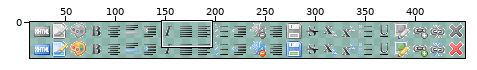
A sprite sheet gets an edit: imgs/JaSper_rtb.png. The picture above shows the old version from afar; the outline marks the close-up.
Close-up. The starting point:
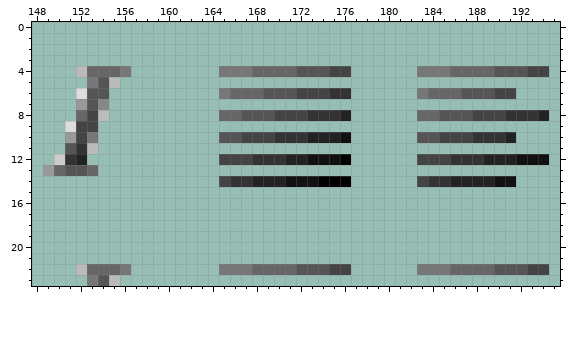
The file is 450x36 pixels. Shown: x 148..195, y 0..23. The wide view leaves out empty margins. The commit also changed other parts of the picture, which this record leaves out.
Once edited:
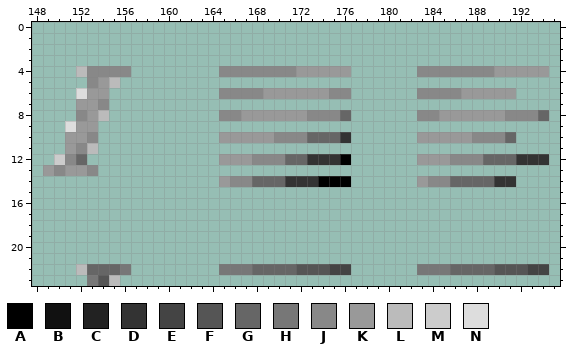
Palette (. is transparent): A #000000  B #111111  C #222222  D #333333  E #444444  F #555555  G #666666  H #777777  J #888888  K #999999  L #bbbbbb  M #cccccc  N #dddddd
From old to new:
y 4: x 153..156 GGGH -> JJJJ; x 165..176 HHHGGGGFFFEE -> JJJJJJJKKKKK; x 183..194 HHHGGGGFFFEE -> JJJJJJJKKKKK
y 5: x 153..154 HF -> JK
y 6: x 153..154 FF -> KK; x 165..176 HGGGFFFEEEDD -> JJJJKKKKKKJJ; x 183..191 HGGGFFFEE -> JJJJKKKKK
y 7: x 153 F -> K
y 8: x 152..153 GE -> JK; x 165..176 GGFFFEEEDDDC -> JJKKKKKKJJJG; x 183..194 GGFFFEEEDDDC -> JJKKKKKKJJJG
y 9: x 152..153 EE -> KK
y 10: x 152..153 EH -> KJ; x 165..176 FFEEEDDDCCCB -> KKKKKJJJGGGD; x 183..191 FFEEEDDDC -> KKKKKJJJG
y 11: x 151..152 FD -> KJ
y 12: x 151..152 DC -> JG; x 165..175 EEEDDDCCBBB -> KKKJJJGGDDD; x 183..194 EEEDDDCCCBBB -> KKKJJJGGGDDD
y 13: x 150..153 GFFG -> JKKJ
y 14: x 165..173 EDDCCCBBB -> KJJGGGDDD; x 183..191 EDDCCCCBB -> KJJGGGGDD
Pixel boxes of the changes (left, top, right, bottom) in both close-ups:
changed: (54, 66, 131, 176)
changed: (219, 66, 351, 187)
changed: (417, 66, 549, 187)
